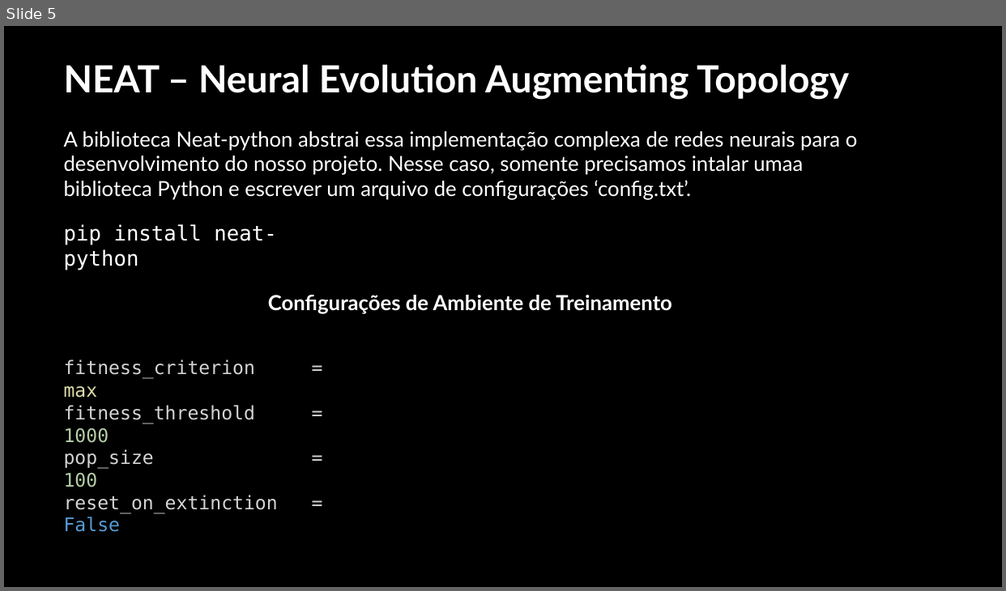
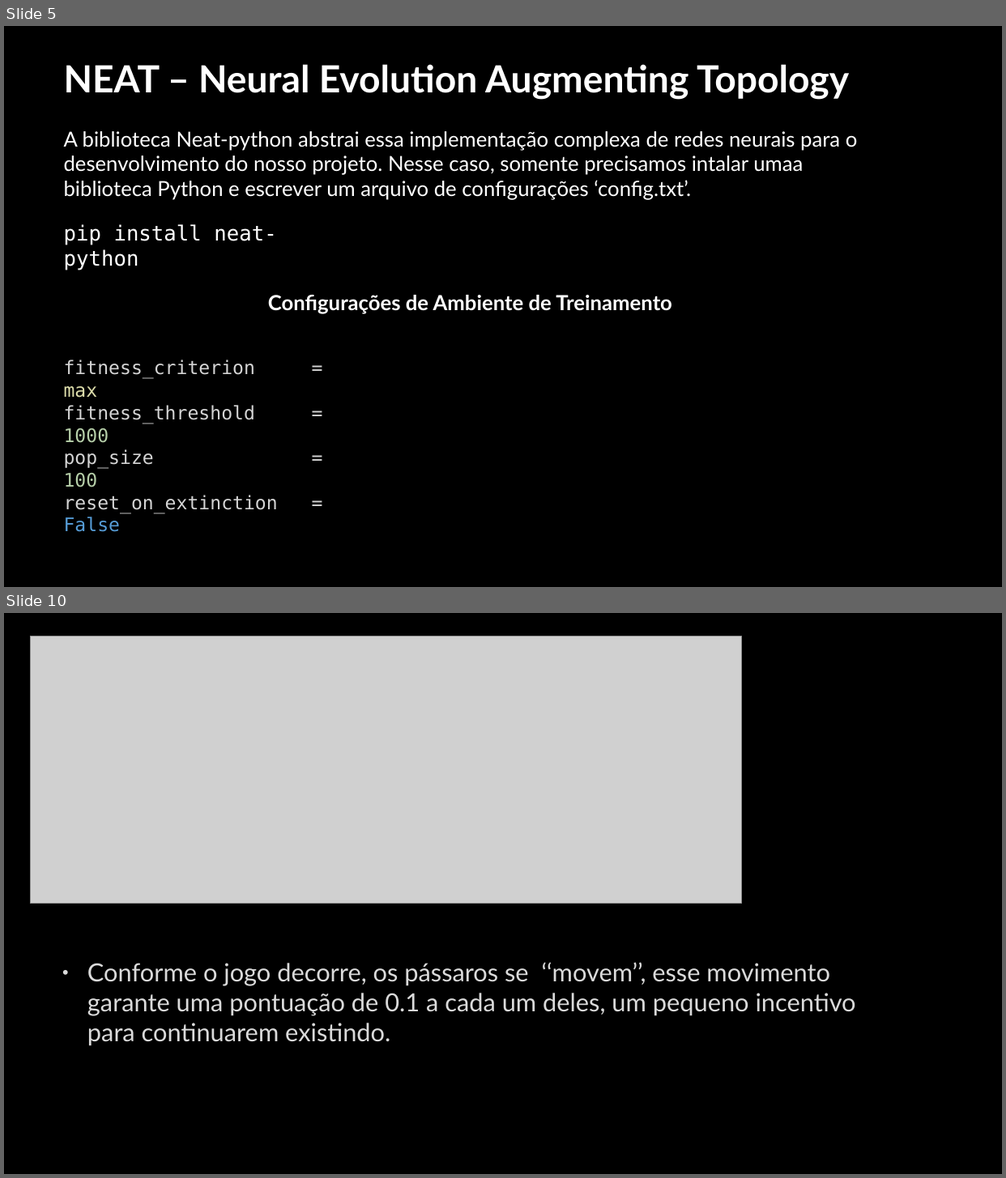
Before and after one commit to PedroPadilhaPortella/IAFlappyBird, a slide deck: FlappyBird.pptx. Shown one above the other, each under a label of ours: slide 5 before the commit, slides 5 and 10 after it; the slides between them are not shown. The pictures are 1006x591 and 1006x1178 pixels, drawn with LibreOffice and Linux fonts; fonts in the diff are those of the drawing; grey boxes stand for pictures; background and template pictures are left out. Boxes give left, top, right and bottom in pixels: in the first picture for what was removed or moved away, otherwise in the second. Text is boxed around its words. In the diff, an @@ line names an element or a change of style, - is before the commit and + after.

```diff
--- a/FlappyBird.pptx
+++ b/FlappyBird.pptx
@@ slide 10 added at (4,613,1002,1174), background picture (left out) @@
@@ picture added at (30,636,741,904) @@
@@ text added at (87,962,856,1046), 24 pt, text #DADADA @@
+• Conforme o jogo decorre, os pássaros se ‘‘movem’’, esse movimento garante uma pontuação de 0.1 a cada um deles, um pequeno incentivo para continuarem existindo.
```
Also in this commit, not shown: 3 slides changed, 5 other slides added, 1 other file.
